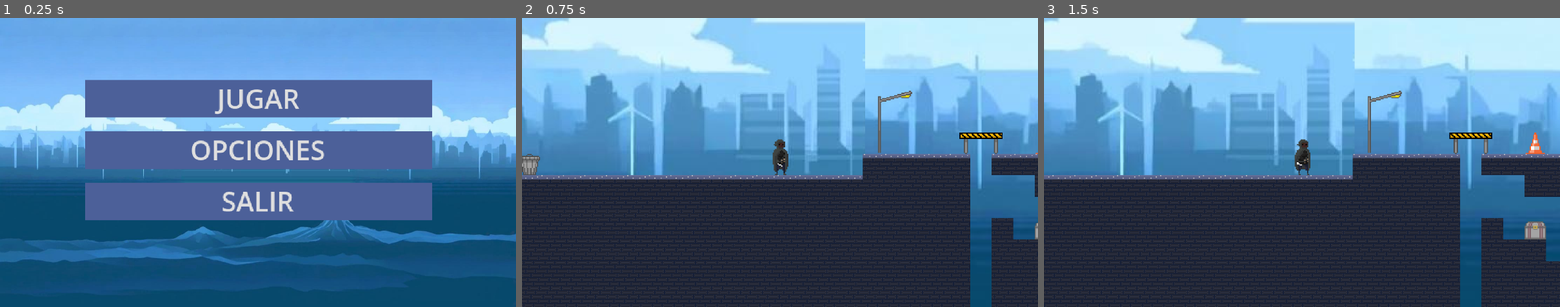
Above: before the commit, frames 1-3 (left to right).
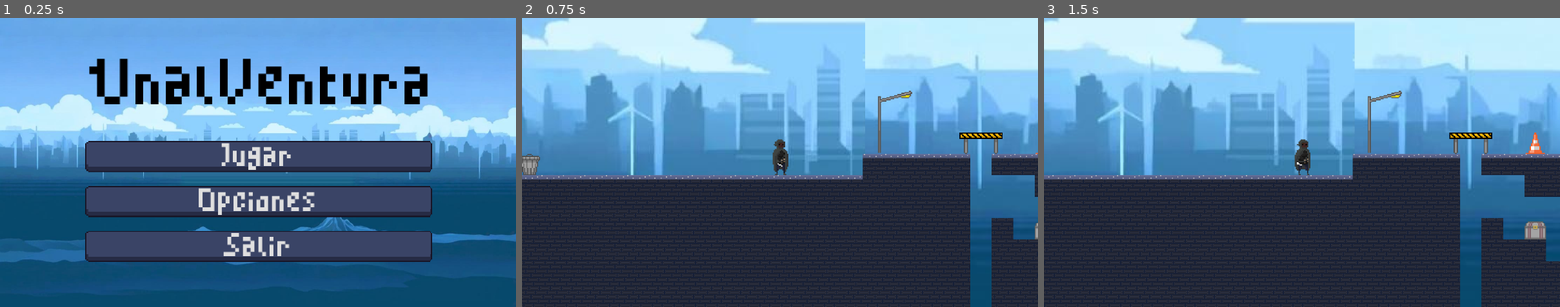
Above: after the commit, the same moments.

Repository: JuMad-SE/UNALVentura
Game: Godot game, scene res://Scenes/menu.tscn
The game is run twice, just before and just after one commit, with the same random seed, the same clock (stepped at 60 frames per second) and the same inputs. Sound files missing from this copy of the repository are replaced by a short silence.
Inputs:
- Up to frame 1 (0.25 s): no input
- Up to frame 2 (0.75 s): click "JUGAR" (after the commit: "J ugar") at 0.5 s
- Up to frame 3 (1.5 s): tap Enter at 1.25 s; hold Right (move_right) from 1.28 s (still down); tap Z (attack) at 1.35 s

The runs differ from the first frame. In frame 1, 35% of the frame differs, in the area x 16-84%, y 14-85%; in frame 2, nothing differs; in frame 3, nothing differs.

Commit message:
Termina menú principal

Diff:
--- a/Scenes/level_1.tscn
+++ b/Scenes/level_1.tscn
@@ -1,7 +1,6 @@
-[gd_scene load_steps=26 format=4 uid="uid://fftovnja16u4"]
+[gd_scene load_steps=26 format=4 uid="uid://nalqghxyv7p8"]
 
-
-[ext_resource type="Script" path="res://scripts/level.gd" id="1_evi0p"]
+[ext_resource type="Script" uid="uid://cj0f0kc6uknl3" path="res://scripts/level.gd" id="1_evi0p"]
 [ext_resource type="PackedScene" uid="uid://dab4lu28k6ltm" path="res://Scenes/player.tscn" id="1_vk57k"]
 [ext_resource type="Texture2D" uid="uid://dfsjg07ycfqi8" path="res://sprites/stair&block.png" id="3_xrdnt"]
 [ext_resource type="Texture2D" uid="uid://c7mng3jv12alr" path="res://sprites/blocks.png" id="4_wrinw"]
--- a/Scenes/menu.tscn
+++ b/Scenes/menu.tscn
@@ -1,10 +1,15 @@
-[gd_scene load_steps=4 format=3 uid="uid://b8ajwfdwxk0jo"]
+[gd_scene load_steps=6 format=3 uid="uid://b8ajwfdwxk0jo"]
 
 [ext_resource type="Script" uid="uid://bwklcb2aolauu" path="res://scripts/menu.gd" id="1_xhh6f"]
 [ext_resource type="Texture2D" uid="uid://drujo71y0w0s0" path="res://sprites/background/fondo2.jpeg" id="2_xhh6f"]
+[ext_resource type="Theme" uid="uid://3tx6l7m0r8ph" path="res://resources/default.tres" id="3_158mb"]
+[ext_resource type="FontFile" uid="uid://cypg460wvilq0" path="res://sprites/fonts/MinimalPixel v2.ttf" id="4_wwsa2"]
 
-[sub_resource type="StyleBoxFlat" id="StyleBoxFlat_ouk20"]
-bg_color = Color(0.298039, 0.376471, 0.6, 1)
+[sub_resource type="LabelSettings" id="LabelSettings_jsrd8"]
+font = ExtResource("4_wwsa2")
+font_size = 50
+font_color = Color(0, 0, 0, 1)
+outline_color = Color(0, 0, 0, 1)
 
 [node name="Menu" type="Control"]
 layout_mode = 3
@@ -36,37 +41,45 @@
 
 [node name="Botones" type="VBoxContainer" parent="."]
 layout_mode = 1
-anchors_preset = 8
+anchors_preset = 7
 anchor_left = 0.5
-anchor_top = 0.5
+anchor_top = 1.0
 anchor_right = 0.5
-anchor_bottom = 0.5
+anchor_bottom = 1.0
 offset_left = -161.5
-offset_top = -77.5
+offset_top = -155.0
 offset_right = 161.5
-offset_bottom = 77.5
 grow_horizontal = 2
-grow_vertical = 2
+grow_vertical = 0
 theme_override_constants/separation = 13
 
 [node name="Jugar" type="Button" parent="Botones"]
 layout_mode = 2
+theme = ExtResource("3_158mb")
 theme_override_font_sizes/font_size = 25
-theme_override_styles/normal = SubResource("StyleBoxFlat_ouk20")
-text = "JUGAR"
+text = "J	ugar"
 
 [node name="Options" type="Button" parent="Botones"]
 layout_mode = 2
+theme = ExtResource("3_158mb")
 theme_override_font_sizes/font_size = 25
-theme_override_styles/normal = SubResource("StyleBoxFlat_ouk20")
-text = "OPCIONES"
+text = "Opciones"
 
 [node name="Quit" type="Button" parent="Botones"]
 layout_mode = 2
+theme = ExtResource("3_158mb")
 theme_override_font_sizes/font_size = 25
-theme_override_styles/normal = SubResource("StyleBoxFlat_ouk20")
-text = "SALIR
+text = "Salir
 "
+
+[node name="Label" type="Label" parent="."]
+offset_left = 65.0
+offset_top = 38.0
+offset_right = 423.0
+offset_bottom = 90.0
+text = "UnalVentura"
+label_settings = SubResource("LabelSettings_jsrd8")
+horizontal_alignment = 1
 
 [connection signal="pressed" from="Botones/Jugar" to="." method="_on_jugar_pressed"]
 [connection signal="pressed" from="Botones/Options" to="." method="_on_options_pressed"]
--- a/Scenes/options.tscn
+++ b/Scenes/options.tscn
@@ -2,9 +2,7 @@
 
 [ext_resource type="Script" uid="uid://ujx7nab0v7js" path="res://scripts/options.gd" id="1_4tmxy"]
 [ext_resource type="Texture2D" uid="uid://drujo71y0w0s0" path="res://sprites/background/fondo2.jpeg" id="2_4tmxy"]
-
-[sub_resource type="StyleBoxFlat" id="StyleBoxFlat_ouk20"]
-bg_color = Color(0.298039, 0.376471, 0.6, 1)
+[ext_resource type="Theme" uid="uid://3tx6l7m0r8ph" path="res://resources/default.tres" id="3_qyyw6"]
 
 [node name="Options" type="Control"]
 layout_mode = 3
@@ -54,10 +52,25 @@
 
 [node name="Atras" type="Button" parent="Botones"]
 layout_mode = 2
-theme_override_font_sizes/font_size = 25
-theme_override_styles/normal = SubResource("StyleBoxFlat_ouk20")
+theme = ExtResource("3_qyyw6")
+theme_override_font_sizes/font_size = 20
 text = "ATRAS
 "
 
+[node name="Música" type="Label" parent="."]
+layout_mode = 1
+anchors_preset = -1
+anchor_left = 0.511
+anchor_top = 0.261
+anchor_right = 0.511
+anchor_bottom = 0.261
+offset_left = -34.28
+offset_top = -14.47
+offset_right = 33.72
+offset_bottom = 13.53
+theme_override_colors/font_color = Color(0, 0, 0, 1)
+theme_override_font_sizes/font_size = 20
+text = "Musica"
+
 [connection signal="pressed" from="Botones/Atras" to="." method="_on_quit_pressed"]
 [connection signal="pressed" from="Botones/Atras" to="." method="_on_atras_pressed"]
Not shown: 1 places in Scenes/level_1.tscn that only renumber resources
Not shown: 1 places in Scenes/level_end.tscn that only renumber resources
